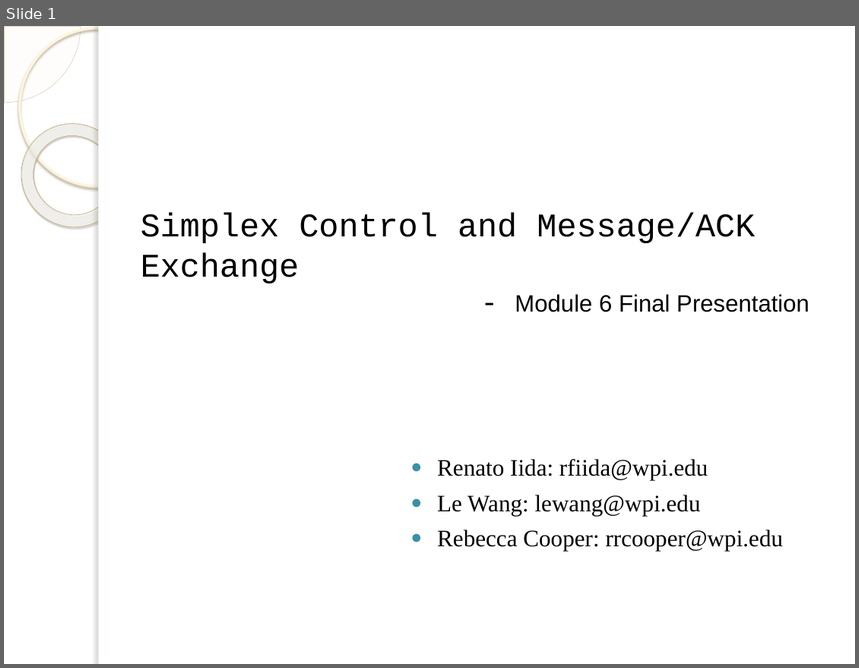
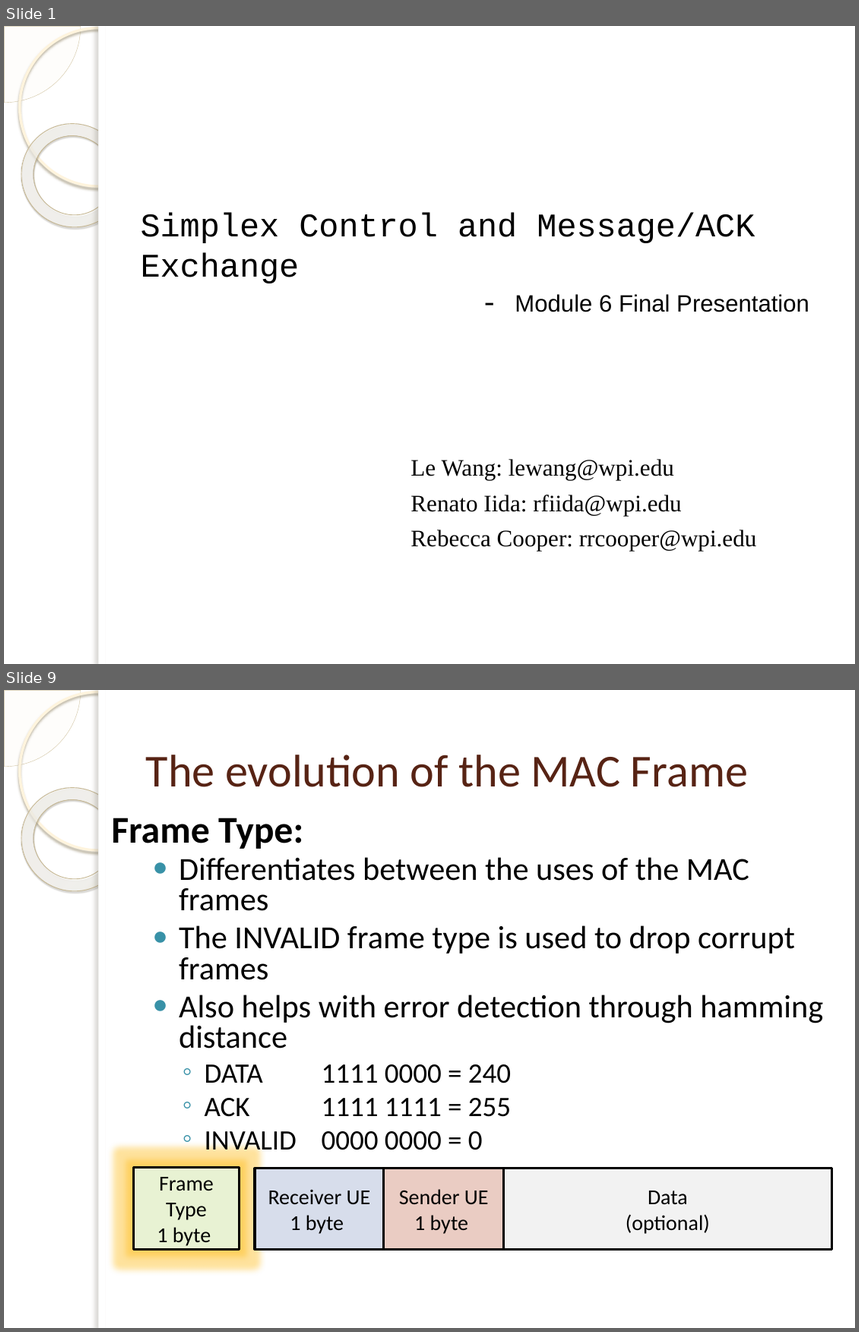
Before and after one commit to isamubr/ece405group6, a slide deck: 4305 Final Presentation.pptx. Shown one above the other, each under a label of ours: slide 1 before the commit, slides 1 and 9 after it; the slides between them are not shown. The pictures are 859x668 and 859x1332 pixels, drawn with LibreOffice and Linux fonts; fonts in the diff are those of the drawing; background and template pictures are left out. Boxes give left, top, right and bottom in pixels: in the first picture for what was removed or moved away, otherwise in the second. Text is boxed around its words. In the diff, an @@ line names an element or a change of style, - is before the commit and + after.

```diff
--- a/4305 Final Presentation.pptx
+++ b/4305 Final Presentation.pptx
@@ slide 9 added at [4,690,855,1328], background picture (left out); not listed: 5 template elements that a slide beside it also shows @@
@@ title added at [146,755,748,787], 38.7 pt, text #572314 @@
+The evolution of the MAC Frame
@@ text added at [111,818,303,849], 32 pt, text #000000, bold @@
+Frame Type:
@@ text added at [179,857,823,1157], 27.2 pt, text #000000 @@
+● Differentiates between the uses of the MAC frames
+● The INVALID frame type is used to drop corrupt frames
+● Also helps with error detection through hamming distance
+  ◦ DATA 1111 0000 = 240
+  ◦ ACK 1111 1111 = 255
+  ◦ INVALID 0000 0000 = 0
@@ rectangle added at [133,1167,239,1249], fill #E8F2D3, outline #000000 2 pt, 18 pt, text #000000 @@
+Frame Type
+1 byte
@@ rectangle added at [255,1168,385,1249], fill #D7DDEB, outline #000000 2 pt, 18 pt, text #000000 @@
+Receiver UE
+1 byte
@@ rectangle added at [384,1168,503,1249], fill #EACCC3, outline #000000 2 pt, 18 pt, text #000000 @@
+Sender UE
+1 byte
@@ rectangle added at [503,1168,832,1249], fill #F2F2F2, outline #000000 2 pt, 18 pt, text #000000 @@
+Data
+(optional)
@@ slide 1 changed as well @@
@@ text at [411,459,674,480]: paragraph added @@
+Le Wang: lewang@wpi.edu
@@ text at [411,495,757,551]: bullet ● to none @@
@@ text at [437,495,701,515]: paragraph removed @@
-● Le Wang: lewang@wpi.edu
```
Also in this commit, not shown: 3 other slides changed, 15 other slides added, 4 slides removed.
